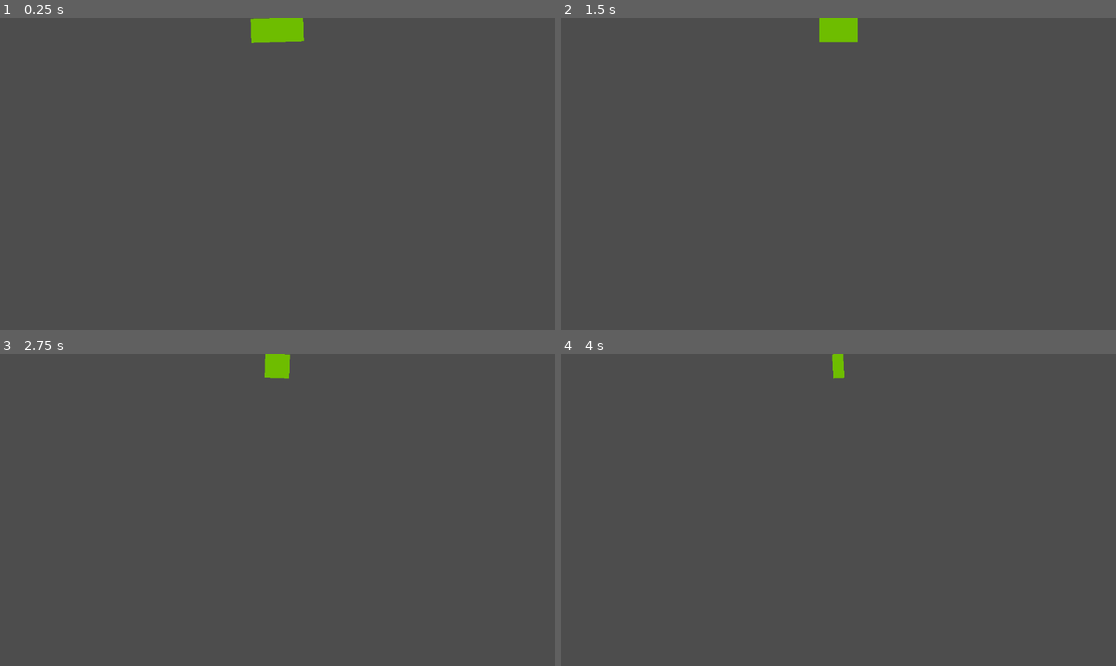
Above: before the commit, frames 1-4 (two rows, left to right).
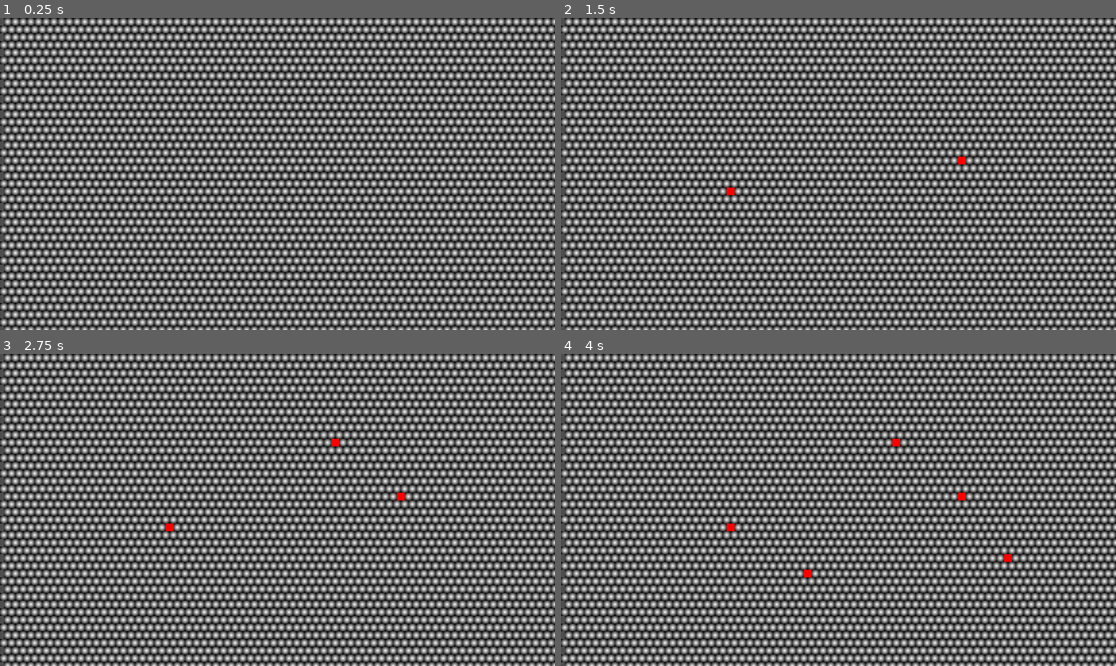
Above: after the commit, the same moments.

Repository: snappy-cobra/GGJ25
Game: Godot game, scene res://scenes/world.tscn
Same seed, same stepped clock (60 frames per second), same inputs: the game is played once before the commit and once after it.
Inputs (mouse positions are in pixels of both pictures, inside the frame that each line leads up to):
- Up to frame 1 (0.25 s): no input
- Up to frame 2 (1.5 s): tap Enter at 0.5 s; move the mouse to (960, 158) at 0.52 s; click (960, 158) at 0.67 s; tap Space at 1.25 s; move the mouse to (727, 189) at 1.27 s; click (727, 189) at 1.42 s
- Up to frame 3 (2.75 s): move the mouse to (333, 441) at 2.02 s; click (333, 441) at 2.17 s
- Up to frame 4 (4 s): tap Enter at 2.75 s; move the mouse to (810, 572) at 2.77 s; click (810, 572) at 2.92 s; tap Space at 3.5 s; move the mouse to (1005, 556) at 3.52 s; click (1005, 556) at 3.67 s

The runs differ from the first frame. In frame 1, 66% of the frame differs, in the area x 0-100%, y 0-100%; in frame 2, 66%; in frame 3, 66%; in frame 4, 66%.
Error before the commit: Parse Error: Identifier "debug_player" not declared in the current scope. (res://code/players.gd:17)

Commit message:
randomly assign team for debug player

Diff:
--- a/game/code/players.gd
+++ b/game/code/players.gd
@@ -5,17 +5,17 @@
 signal enough_players_joined(players: Array[Player])
 
 var teams: Array[Player.Team] = [
-	Player.Team.new("debug", Color(1, 0, 0)),
+	Player.Team.new("RED", Color(1, 0, 0)),
 	Player.Team.new("GREEN", Color(0, 1, 0)),
-	# Player.Team.new("BLUE", Color(0, 0, 1))
+	Player.Team.new("BLUE", Color(0, 0, 1))
 ]
 var next_team: int = 0
 #var players: Array[Player] = []
 
 
-func _ready() -> void:
-	player_join(debug_player.id)
-	player_join("2")
+#func _ready() -> void:
+	#player_join(debug_player.id)
+	#player_join("2")
 
 func player_join(id: String) -> String:
 	if has_node(id):
